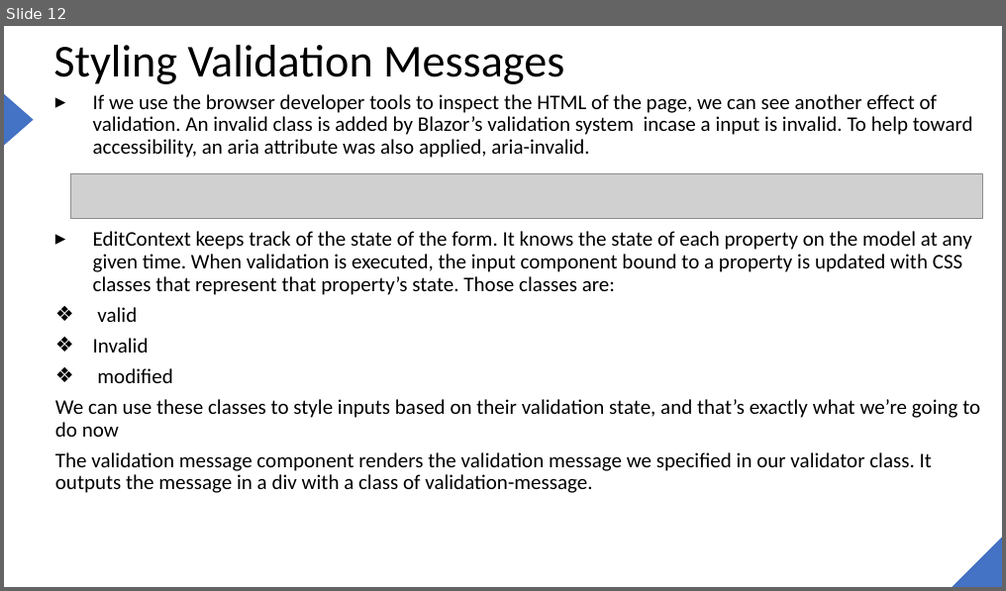
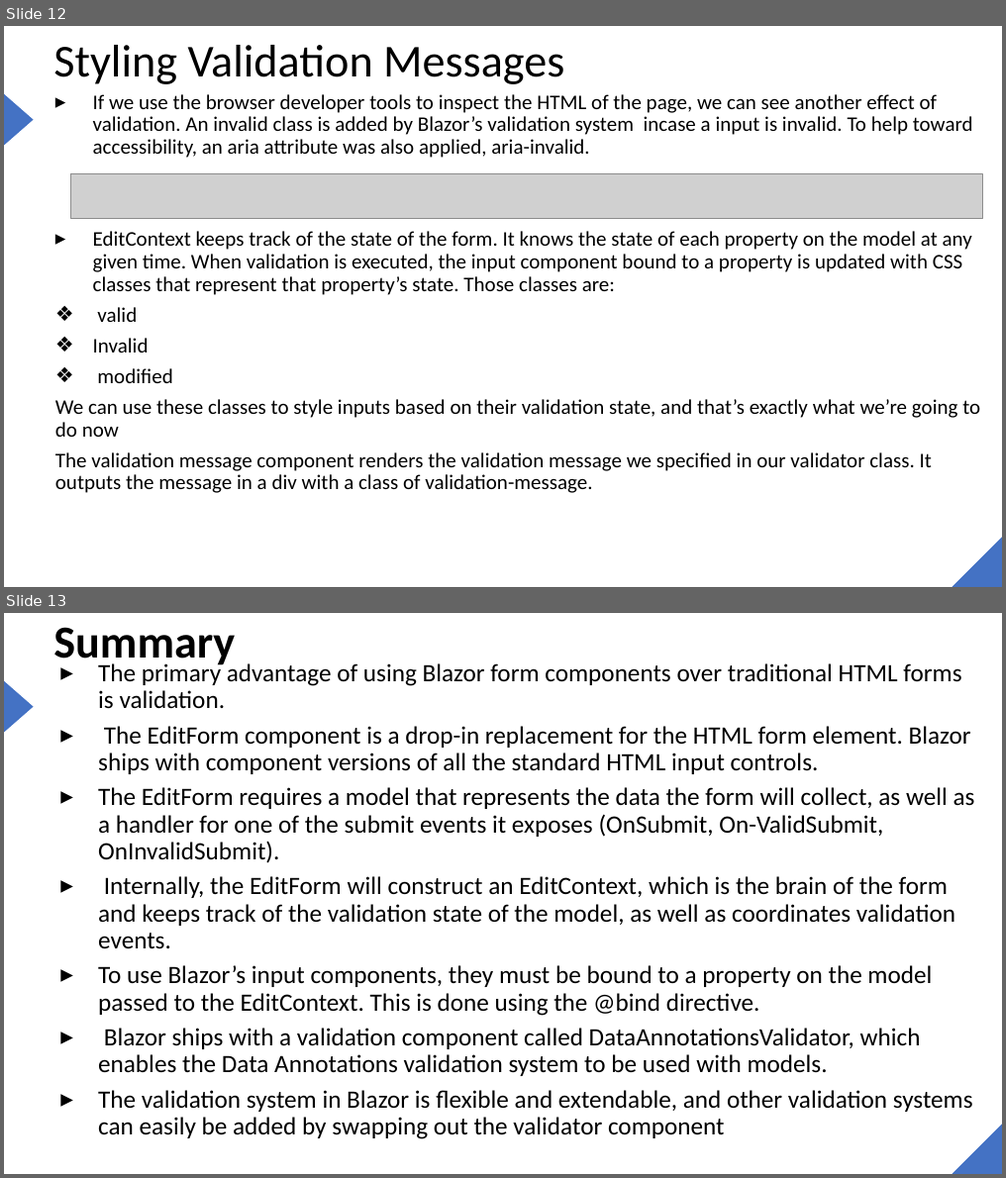
Before and after one commit to joe6276/The-sharp-Repo, a slide deck: Slides/Blazor/6.Forms/FORMS.pptx. Shown one above the other, each under a label of ours: slide 12 before the commit, slides 12 and 13 after it. The pictures are 1006x591 and 1006x1178 pixels, drawn with LibreOffice and Linux fonts; fonts in the diff are those of the drawing; grey boxes stand for pictures. Boxes give left, top, right and bottom in pixels: in the first picture for what was removed or moved away, otherwise in the second. Text is boxed around its words. In the diff, an @@ line names an element or a change of style, - is before the commit and + after.

```diff
--- a/Slides/Blazor/6.Forms/FORMS.pptx
+++ b/Slides/Blazor/6.Forms/FORMS.pptx
@@ slide 13 added at (4,613,1002,1174), background #FFFFFF; not listed: 2 template elements that a slide beside it also shows @@
@@ title added at (54,627,235,668), 44 pt, text #000000, bold @@
+Summary
@@ text added at (98,661,975,1140), 24 pt, text #000000 @@
+▸ The primary advantage of using Blazor form components over traditional HTML forms is validation.
+▸ The EditForm component is a drop-in replacement for the HTML form element. Blazor ships with component versions of all the standard HTML input controls.
+▸ The EditForm requires a model that represents the data the form will collect, as well as a handler for one of the submit events it exposes (OnSubmit, On-ValidSubmit, OnInvalidSubmit).
+▸ Internally, the EditForm will construct an EditContext, which is the brain of the form and keeps track of the validation state of the model, as well as coordinates validation events.
+▸ To use Blazor’s input components, they must be bound to a property on the model passed to the EditContext. This is done using the @bind directive.
+▸ Blazor ships with a validation component called DataAnnotationsValidator, which enables the Data Annotations validation system to be used with models.
+▸ The validation system in Blazor is flexible and extendable, and other validation systems can easily be added by swapping out the validator component
```
Also in this commit, not shown: 2 other files.
